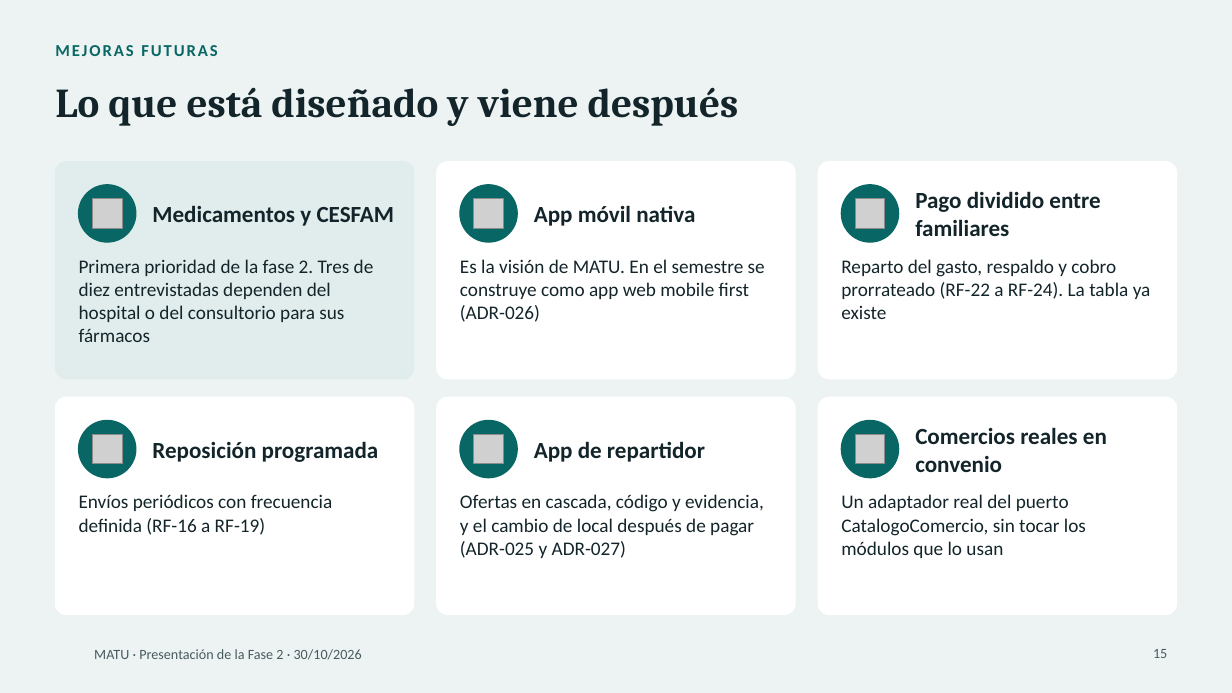
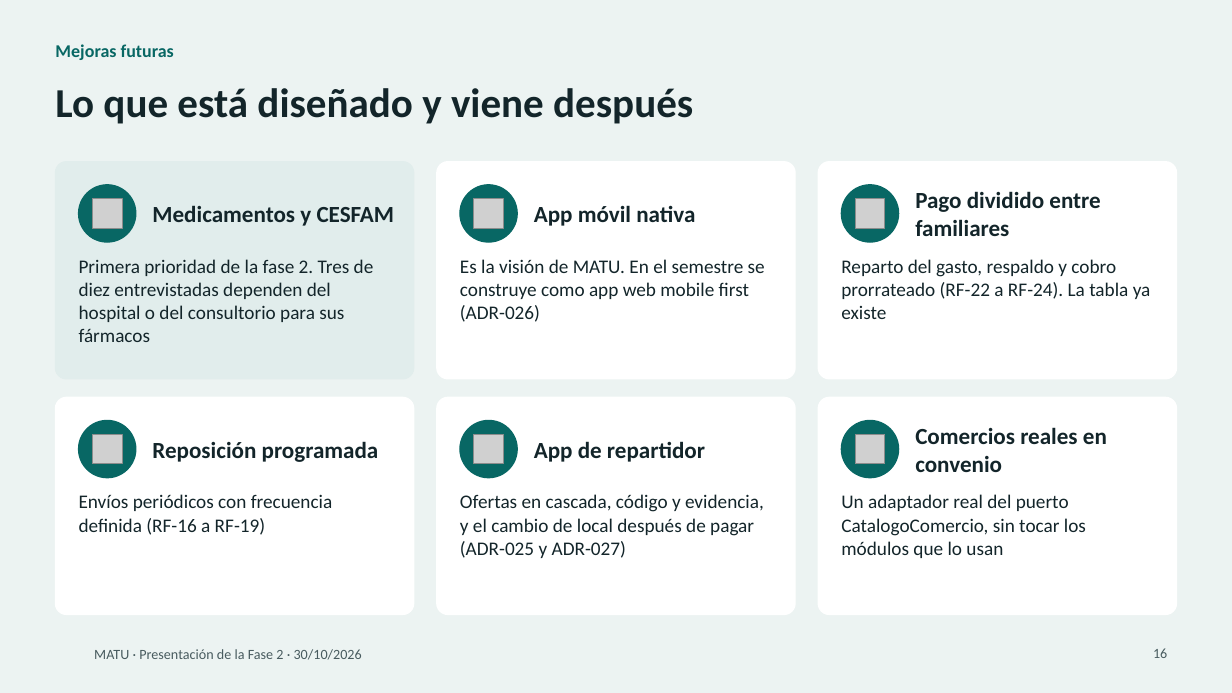
Before and after one commit to MartinHenriquez131/MATU, a slide deck: slide 16 of Fase 2/Evidencias Proyecto/MATU_Presentacion_Fase2.pptx (slide 15 before the commit). Drawn at 1232x693 pixels with LibreOffice and Linux fonts; fonts in the diff are those of the drawing; grey boxes stand for pictures; background and template pictures are left out. Boxes give left, top, right and bottom in pixels: in the first picture for what was removed or moved away, otherwise in the second. Text is boxed around its words. In the diff, an @@ line names an element or a change of style, - is before the commit and + after.

```diff
--- a/Fase 2/Evidencias Proyecto/MATU_Presentacion_Fase2.pptx
+++ b/Fase 2/Evidencias Proyecto/MATU_Presentacion_Fase2.pptx
@@ text at [55, 44, 174, 60]: text changed; size 13 to 14 pt @@
-MEJORAS FUTURAS
+Mejoras futuras
@@ title "Lo que está diseñado y ..." at [55, 88, 693, 124]: font Cambria to Calibri @@
@@ page number at [1153, 648, 1167, 658]: text changed @@
-15
+16
```
Also in this commit, not shown: 16 other slides changed, 1 slide added, 2 other files.
